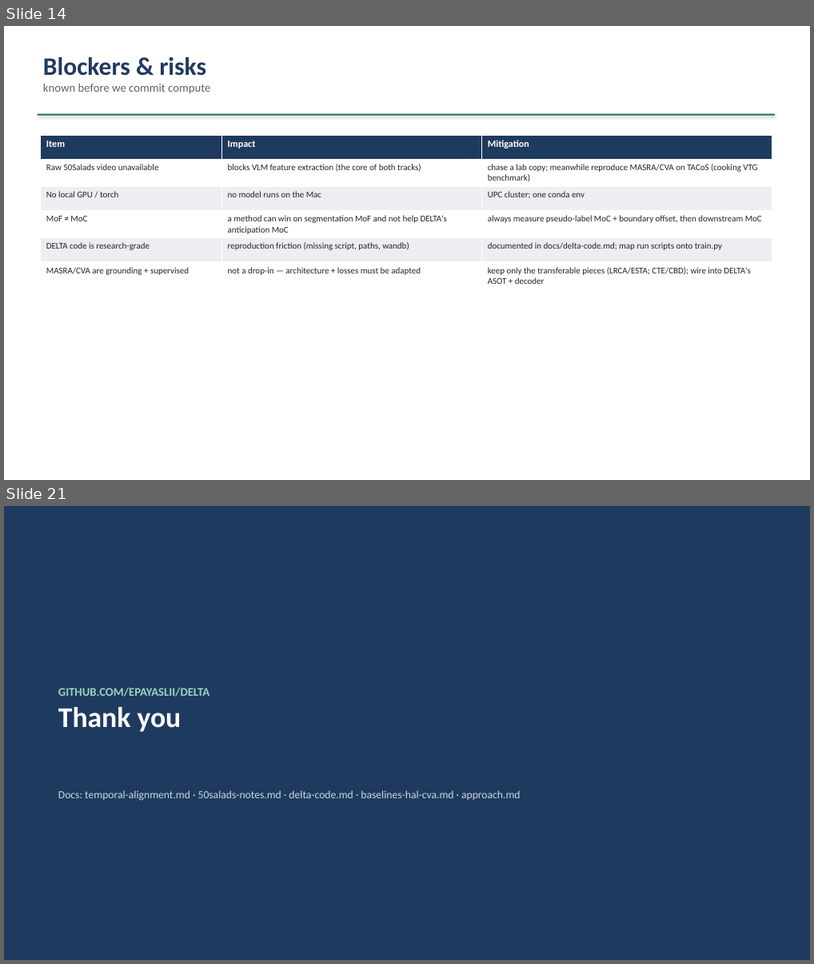
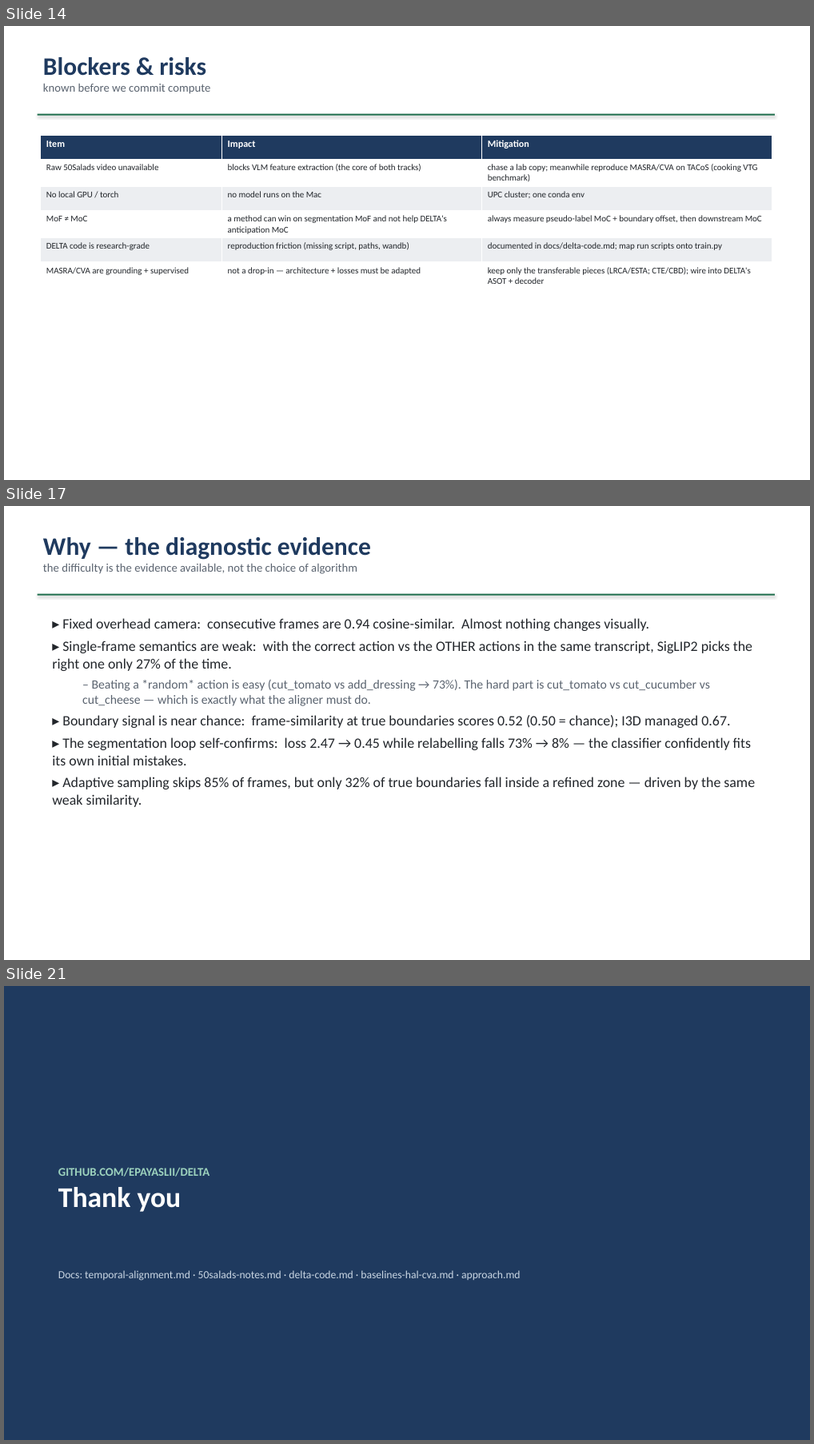
Before and after one commit to epayaslii/DELTA, a slide deck: slides/DELTA_progress.pptx. Shown one above the other, each under a label of ours: slides 14 and 21 before the commit, slides 14, 17 and 21 after it; the slides between them are not shown. The pictures are 814x964 and 814x1444 pixels, drawn with LibreOffice and Linux fonts; fonts in the diff are those of the drawing. Boxes give left, top, right and bottom in pixels: in the first picture for what was removed or moved away, otherwise in the second. Text is boxed around its words. In the diff, an @@ line names an element or a change of style, - is before the commit and + after.

```diff
--- a/slides/DELTA_progress.pptx
+++ b/slides/DELTA_progress.pptx
@@ slide 17 added at [4, 506, 810, 960], background #FFFFFF @@
@@ text added at [43, 537, 371, 574], 14 pt, text #5B6470 @@
+Why — the diagnostic evidence
+the difficulty is the evidence available, not the choice of algorithm
@@ rectangle added at [38, 594, 775, 596], fill #1F6F4D @@
@@ text added at [52, 618, 755, 807], 17 pt, text #22262B @@
+▸ Fixed overhead camera: consecutive frames are 0.94 cosine-similar. Almost nothing changes visually.
+▸ Single-frame semantics are weak: with the correct action vs the OTHER actions in the same transcript, SigLIP2 picks the right one only 27% of the time.
+  – Beating a *random* action is easy (cut_tomato vs add_dressing → 73%). The hard part is cut_tomato vs cut_cucumber vs cut_cheese — which is exactly what the aligner must do.
+▸ Boundary signal is near chance: frame-similarity at true boundaries scores 0.52 (0.50 = chance); I3D managed 0.67.
+▸ The segmentation loop self-confirms: loss 2.47 → 0.45 while relabelling falls 73% → 8% — the classifier confidently fits its own initial mistakes.
+▸ Adaptive sampling skips 85% of frames, but only 32% of true boundaries fall inside a refined zone — driven by the same weak similarity.
```
Also in this commit, not shown: 3 slides changed, 4 other slides added, 5 slides removed, 1 other file.
